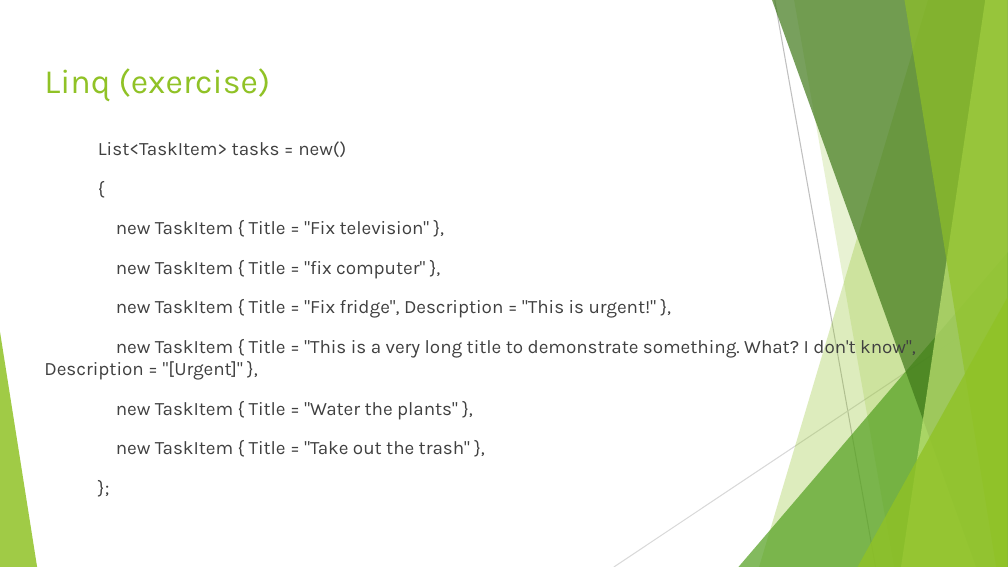
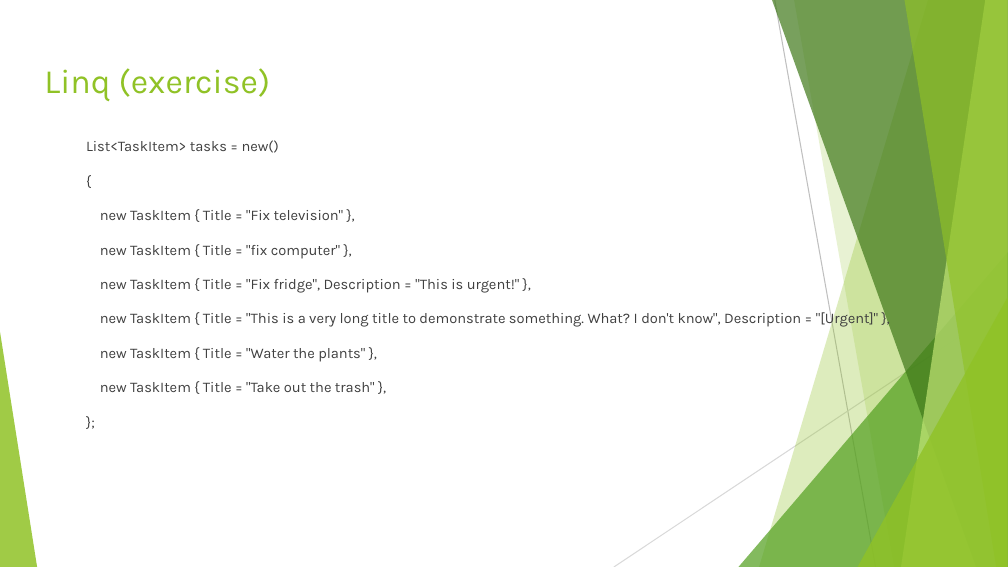
Before and after one commit to javitolin/CSharpWorkshopTodoList, a slide deck: slide 4 of Slides/3. Day 2 - OOP, Unit Tests, Collections.pptx. Drawn at 1008x567 pixels with LibreOffice and Linux fonts; fonts in the diff are those of the drawing. Boxes give left, top, right and bottom in pixels: in the first picture for what was removed or moved away, otherwise in the second. Text is boxed around its words. In the diff, an @@ line names an element or a change of style, - is before the commit and + after.

```diff
--- a/Slides/3. Day 2 - OOP, Unit Tests, Collections.pptx
+++ b/Slides/3. Day 2 - OOP, Unit Tests, Collections.pptx
@@ text "List<TaskItem> tasks = new()" at (86, 140, 878, 392): size 13.5 to 10.5 pt @@
```
Also in this commit, not shown: 1 other slide changed, 1 slide added, 5 other files.
